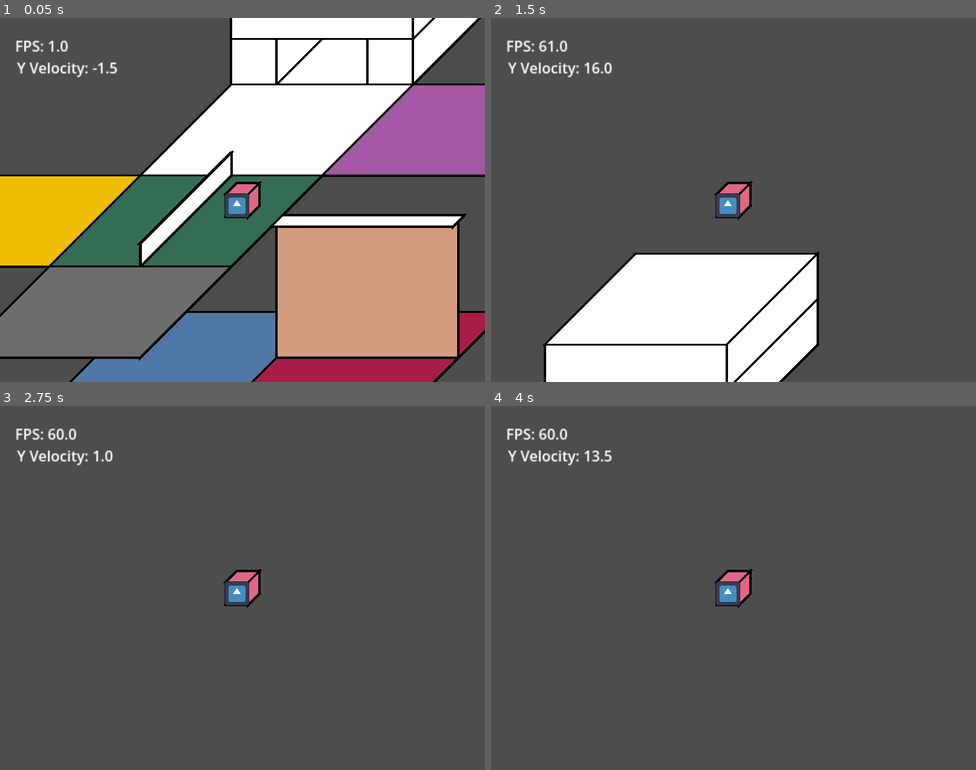
Above: before the commit, frames 1-4 (two rows, left to right).
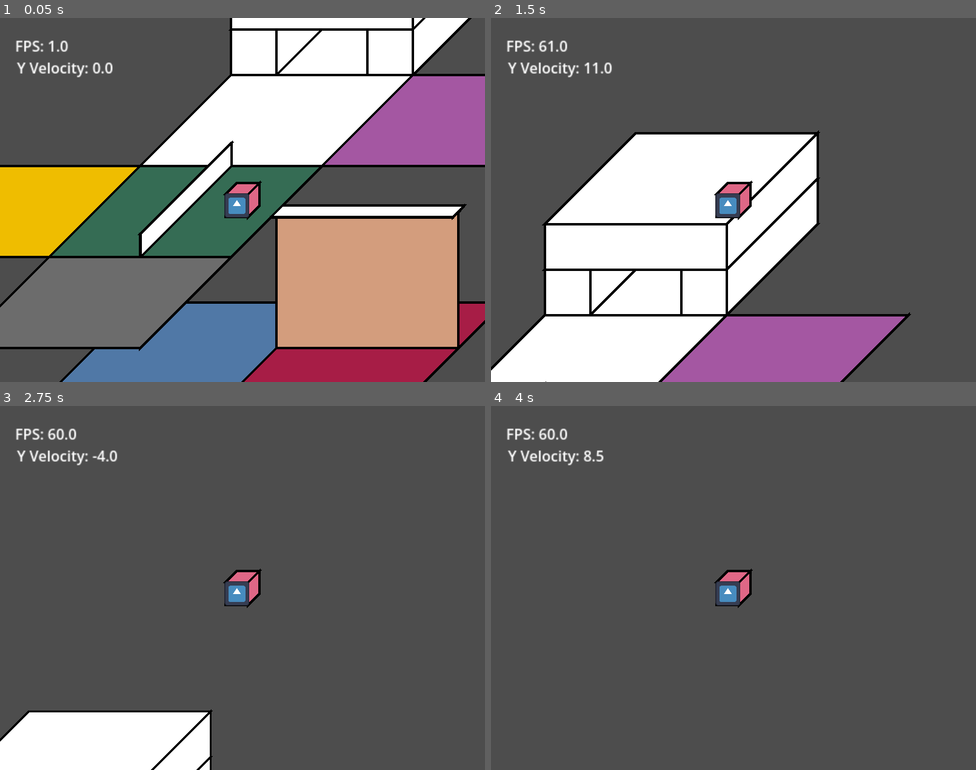
Above: after the commit, the same moments.

Repository: AlaineMagz/alizz-s-big-break
Game: Godot game, scene res://Scenes/Stages/debug_stage.tscn
The game is run twice, just before and just after one commit, with the same random seed, the same clock (stepped at 60 frames per second) and the same inputs. The project has no main scene, so this scene is started directly. The engine's default icon, where the game draws it, is replaced by a stand-in: a white triangle on a blue panel in a dark square.
Inputs:
- Up to frame 1 (0.05 s): no input
- Up to frame 2 (1.5 s): tap Enter at 0.5 s; hold D (right) 0.53-1.28 s; tap Space (jump) at 0.6, 0.77, 1.07, 1.35 s; hold S (down) from 1.28 s (still down)
- Up to frame 3 (2.75 s): tap Space (jump) at 1.52, 1.82, 2.1 s; release S (down) at 2.03 s; hold D (right) from 2.03 s (still down)
- Up to frame 4 (4 s): release D (right) at 2.78 s; hold W (up) 2.78-3.53 s; tap Space (jump) at 2.85, 3.02, 3.32, 3.6, 3.77 s; hold A (left) from 3.53 s (still down)

The runs differ from the first frame. In frame 1, 17% of the frame differs, in the area x 0-100%, y 0-100%; in frame 2, 30%, in the area x 0-87%, y 12-100%; in frame 3, 7.0%; in frame 4, 0.1%.

Commit message:
correction: ALMOST fixed the sorting system

Diff:
--- a/Scenes/Stages/debug_stage.tscn
+++ b/Scenes/Stages/debug_stage.tscn
@@ -17,18 +17,16 @@
 
 [node name="Player" type="Node2D" parent="." unique_id=357619179 node_paths=PackedStringArray("cb2d", "levelManager", "sprite")]
 z_index = 2047
-position = Vector2(125, -50)
+position = Vector2(125, -26)
 script = ExtResource("1_bgp41")
 cb2d = NodePath("CharacterBody2D")
 levelManager = NodePath("../Level")
 sprite = NodePath("CharacterBody2D/Sprite2D")
 yOffset = 1.0
 fallSpeed = 30.0
-isSprinting = null
-startedJump = null
-yVelocity = 0
+jumpPower = 15.0
 objectType = 1
-objectPos = Vector3(125, 50, 0)
+objectPos = Vector3(125, 26, 0)
 xBounds = Vector2(-25, 25)
 yBounds = Vector2(-25, 25)
 zBounds = Vector2(-25, 25)
@@ -72,9 +70,10 @@
 script = ExtResource("5_sjbvb")
 player = NodePath("../../../..")
 
-[node name="Level" type="Node2D" parent="." unique_id=1523044366 node_paths=PackedStringArray("geometry_list")]
+[node name="Level" type="Node2D" parent="." unique_id=1523044366 node_paths=PackedStringArray("geometry_list", "ordered_geometry_list")]
 script = ExtResource("3_ndg24")
 geometry_list = [NodePath("Floors/FloorMain"), NodePath("Floors/FloorBasement"), NodePath("Floors/FloorEastBasement"),  …(325 unchanged characters)…
+ordered_geometry_list = [NodePath("Floors/FloorSouth"), NodePath("Walls/Wall1"), NodePath("Floors/FloorEast"), NodePath("Floors/FloorMain"), NodePath("Floors/FloorWest"), NodePath("Walls/Wall2"), NodePath("Floors/FloorEastBasement"), NodePath("Floors/FloorBasement"), NodePath("Floors/FloorNorthEast"), NodePath("Floors/FloorNorth"), NodePath("Floors/Geometry4"), NodePath("Floors/Geometry3"), NodePath("Floors/Geometry2"), NodePath("Floors/Geometry")]
 
 [node name="Floors" type="Node2D" parent="Level" unique_id=1338993157]
 z_index = -1
--- a/Scripts/Managers/LayerSorter.gd
+++ b/Scripts/Managers/LayerSorter.gd
@@ -9,20 +9,19 @@
 
 func _process(_delta : float) -> void:
 
-	layerOrder = getAllObjects()
-	layerOrder.sort_custom(compareObjects)
+	layerOrder.assign(level.ordered_geometry_list)
+
+	var player_index : int = layerOrder.bsearch_custom(player, compareObjects)
+
+	layerOrder.insert(player_index, player)
+
 	applyIndexes()
 
-
-func getAllObjects() -> Array[GameObject]:
-
-	var gameObjects : Array[GameObject]
-	gameObjects.append(player)
-	gameObjects.append_array(level.geometry_list)
-	# ADD THE ENTITY ARRAY HERE
-
-	return gameObjects
-
+	if !Engine.is_editor_hint():
+		var indices : String = ""
+		for layer in layerOrder:
+			indices += str(layer.name) + " "
+		print(indices)
 
 func applyIndexes() -> void:
 
@@ -37,17 +36,20 @@
 
 	if object1.get_back_pos() <= object2.get_front_pos():
 		return true
-	else: if object1.get_front_pos() >= object2.get_back_pos():
+	if object1.get_front_pos() >= object2.get_back_pos():
 		return false
 
 	if object1.get_bottom_pos() >= object2.get_top_pos():
 		return true
-	else: if object1.get_top_pos() <= object2.get_bottom_pos():
+	if object1.get_top_pos() <= object2.get_bottom_pos():
 		return false
 
 	if object1.get_left_pos() >= object2.get_right_pos():
 		return true
-	else: if object1.get_right_pos() <= object2.get_left_pos():
+	if object1.get_right_pos() <= object2.get_left_pos():
 		return false
 
-	return false
+	if object1.objectPos.y > object2.objectPos.y:
+		return true
+
+	return object1.get_instance_id() < object2.get_instance_id()
--- a/Scripts/Managers/LevelManager.gd
+++ b/Scripts/Managers/LevelManager.gd
@@ -2,10 +2,43 @@
 extends Node2D
 
 @export var geometry_list: Array[Node]
+@export var ordered_geometry_list : Array[Geometry]
 
 func _process(_delta: float) -> void:
 
 	geometry_list = get_child(0).get_children() + get_child(1).get_children()
+
+	if ordered_geometry_list.is_empty():
+		sort_geometry()
+
+
+func sort_geometry() -> void:
+
+	ordered_geometry_list.assign(geometry_list)
+	ordered_geometry_list.sort_custom(compareObjects)
+
+
+func compareObjects(object1 : GameObject, object2 : GameObject) -> bool:
+
+	if object1.get_back_pos() <= object2.get_front_pos():
+		return true
+	if object1.get_front_pos() >= object2.get_back_pos():
+		return false
+
+	if object1.get_bottom_pos() >= object2.get_top_pos():
+		return true
+	if object1.get_top_pos() <= object2.get_bottom_pos():
+		return false
+
+	if object1.get_left_pos() >= object2.get_right_pos():
+		return true
+	if object1.get_right_pos() <= object2.get_left_pos():
+		return false
+
+	if object1.objectPos.y > object2.objectPos.y:
+		return true
+
+	return object1.get_instance_id() < object2.get_instance_id()
 
 
 func get_close_objects() -> Array[GameObject]:
